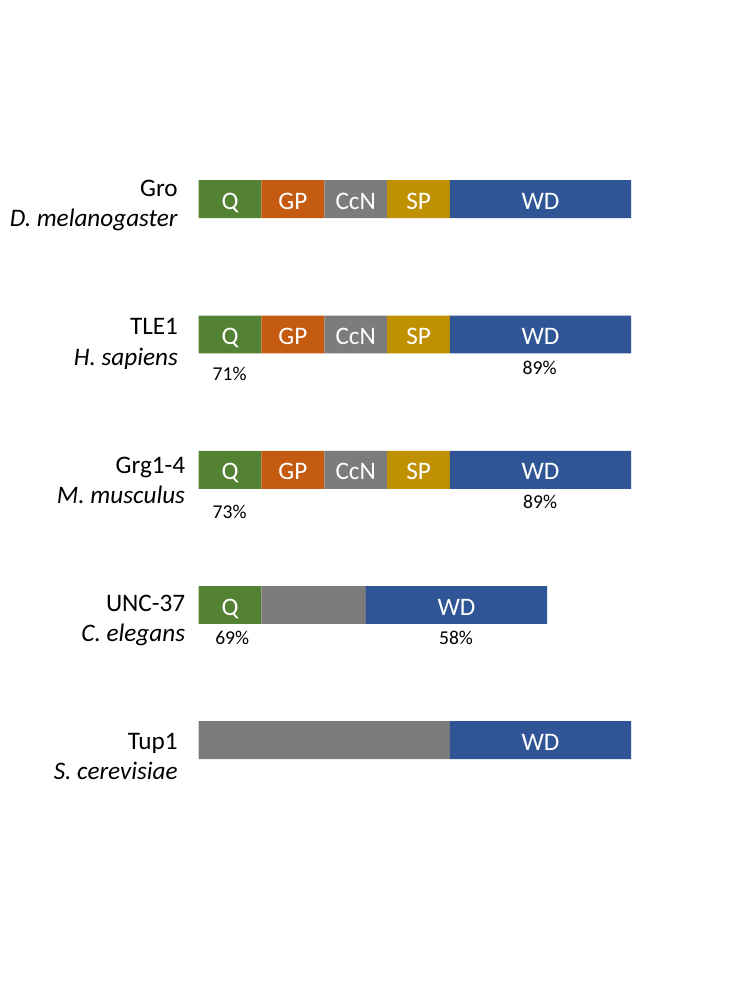
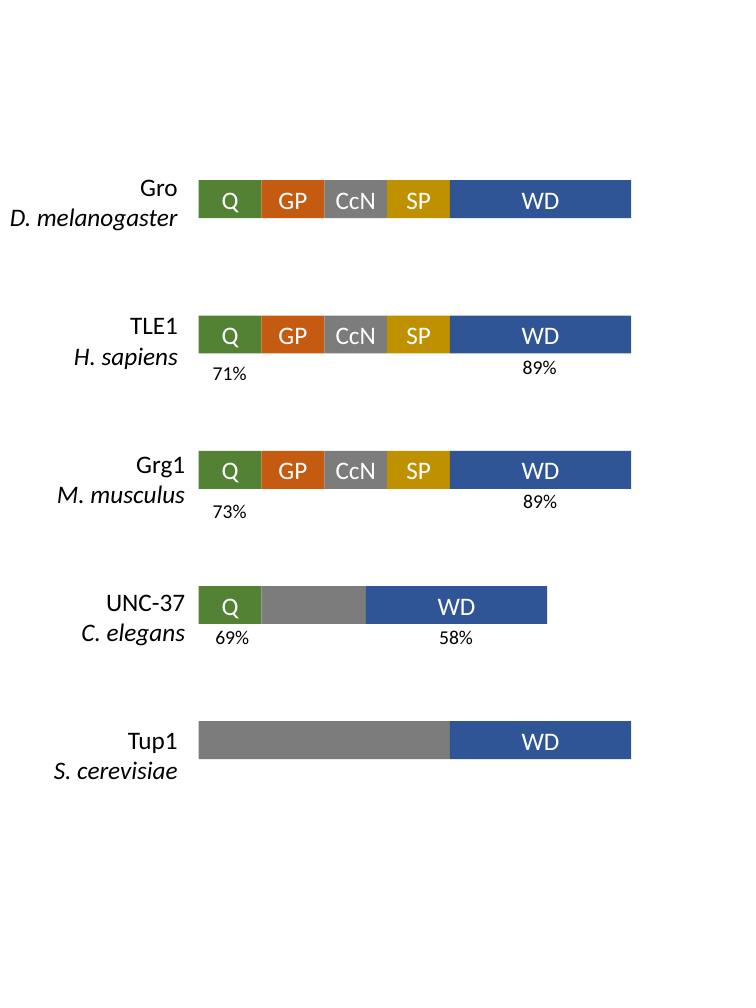
Before and after one commit to mdchambers/dissertation, a slide deck: slide 2 of ch1_introduction.figures/ch1_introduction.figures.pptx. Drawn at 756x1008 pixels with LibreOffice and Linux fonts; fonts in the diff are those of the drawing. Boxes give left, top, right and bottom in pixels: in the first picture for what was removed or moved away, otherwise in the second. Text is boxed around its words. In the diff, an @@ line names an element or a change of style, - is before the commit and + after.

```diff
--- a/ch1_introduction.figures/ch1_introduction.figures.pptx
+++ b/ch1_introduction.figures/ch1_introduction.figures.pptx
@@ text at [136, 456, 185, 478]: text changed @@
-Grg1-4
+Grg1
```
Also in this commit, not shown: 2 other files.
